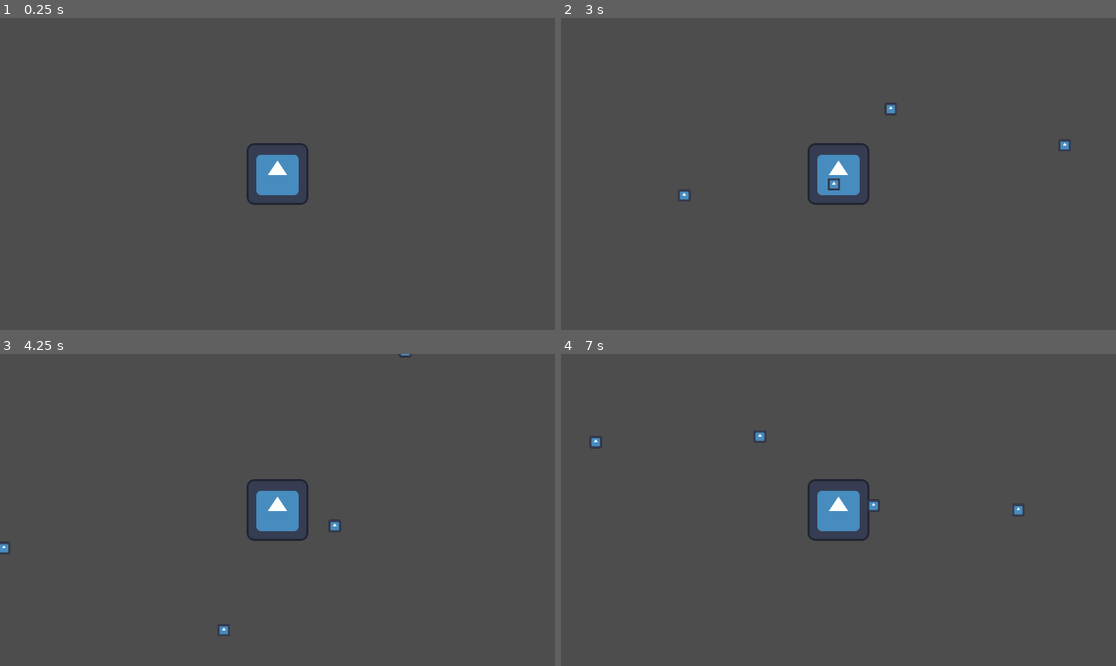
Above: before the commit, frames 1-4 (two rows, left to right).
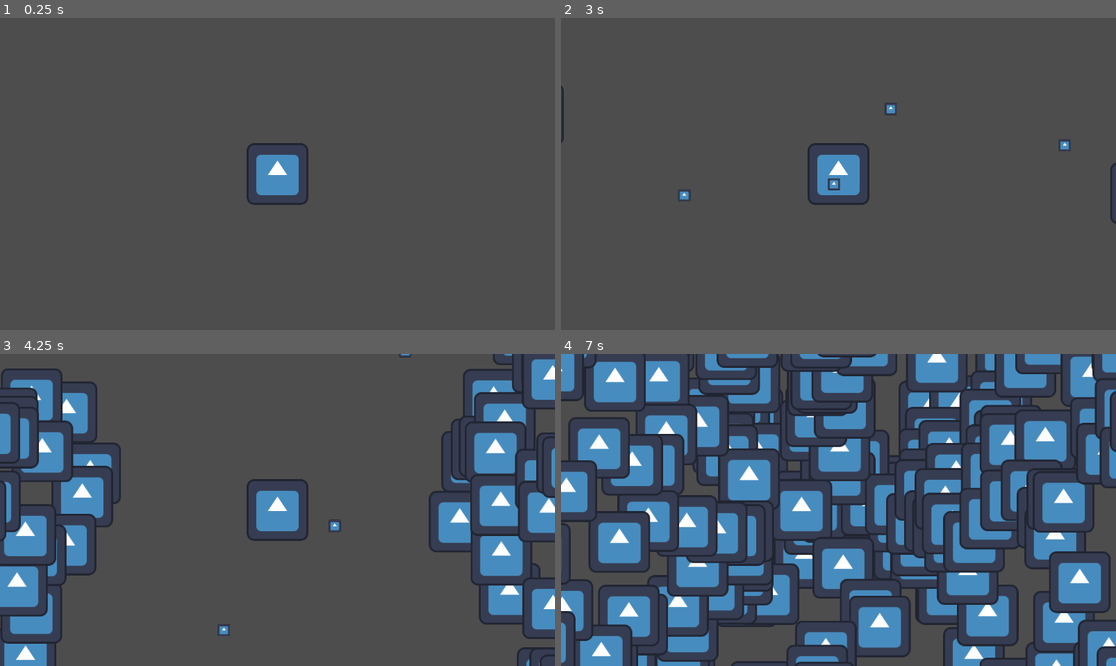
Above: after the commit, the same moments.

Repository: jiho7407/ZXCviver
Game: Godot game, scene res://game.tscn
Same seed, same stepped clock (60 frames per second), same inputs: the game is played once before the commit and once after it. The engine's default icon, where the game draws it, is replaced by a stand-in: a white triangle on a blue panel in a dark square.
Inputs (mouse positions are in pixels of both pictures, inside the frame that each line leads up to):
- Up to frame 1 (0.25 s): no input
- Up to frame 2 (3 s): tap Enter at 0.5 s; move the mouse to (960, 158) at 0.52 s; tap X (shoot_x) at 0.6, 2.1 s; move the mouse to (727, 189) at 1.27 s; tap Z (shoot_z) at 1.35, 2.85 s; move the mouse to (894, 105) at 2.02 s; move the mouse to (810, 236) at 2.77 s
- Up to frame 3 (4.25 s): move the mouse to (444, 556) at 3.52 s; tap X (shoot_x) at 3.6 s
- Up to frame 4 (7 s): move the mouse to (672, 463) at 4.27 s; tap Z (shoot_z) at 4.35, 5.85 s; move the mouse to (866, 510) at 5.02 s; tap X (shoot_x) at 5.1, 6.6 s; move the mouse to (755, 432) at 5.77 s; move the mouse to (960, 494) at 6.52 s

The runs differ from the first frame. In frame 2, 0.1% of the frame differs, in the area x 0-100%, y 21-66%; in frame 3, 18%; in frame 4, 52%, in the area x 0-100%, y 0-100%.

Commit message:
move towards player

Diff:
--- a/enemy_preset.gd
+++ b/enemy_preset.gd
@@ -1,13 +1,7 @@
 extends CharacterBody2D
 
-
-const SPEED = 300.0
-const JUMP_VELOCITY = -400.0
-
-# Get the gravity from the project settings to be synced with RigidBody nodes.
-var gravity = ProjectSettings.get_setting("physics/2d/default_gravity")
-
+const SPEED = 200.0
 
 func _physics_process(delta):
-
+	velocity = (Player.position - position).normalized() * SPEED
 	move_and_slide()
--- a/game.gd
+++ b/game.gd
@@ -1,6 +1,6 @@
 extends Node2D
 
-var spawn_margin = 800
+var spawn_margin = 1200
 var EnemyPresetScene = preload("res://enemy_preset.tscn")
 # Called when the node enters the scene tree for the first time.
 func _ready():
--- a/project.godot
+++ b/project.godot
@@ -15,6 +15,10 @@
 config/features=PackedStringArray("4.2", "Forward Plus")
 config/icon="res://icon.svg"
 
+[autoload]
+
+Player="*res://player.tscn"
+
 [input]
 
 shoot_z={
